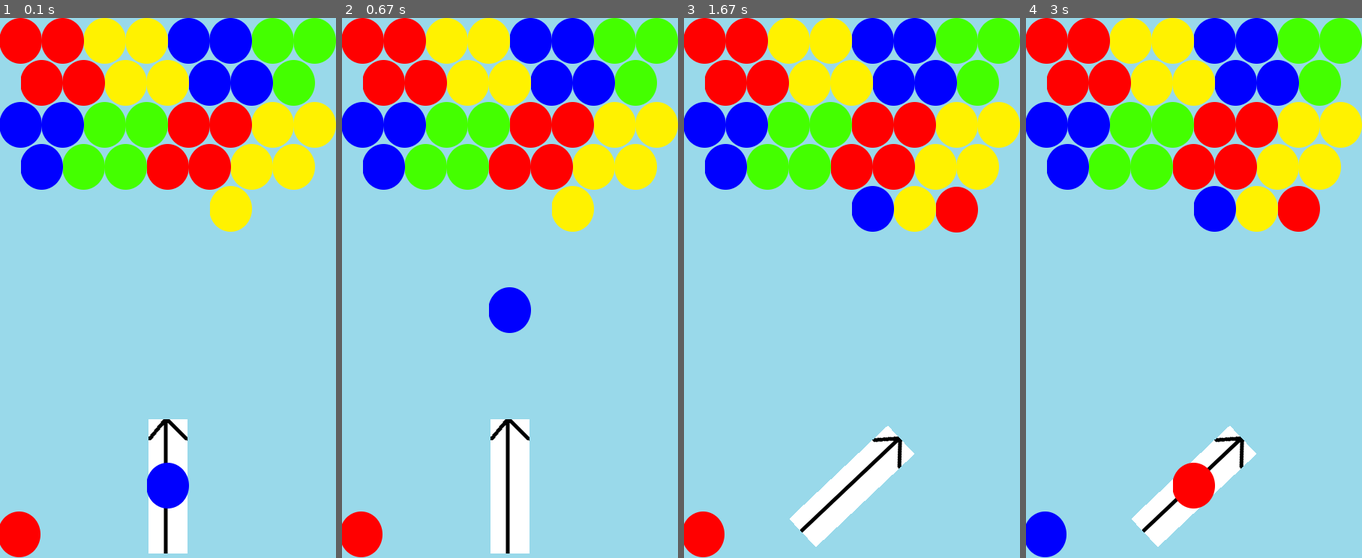
Above: before the commit, frames 1-4 (left to right).
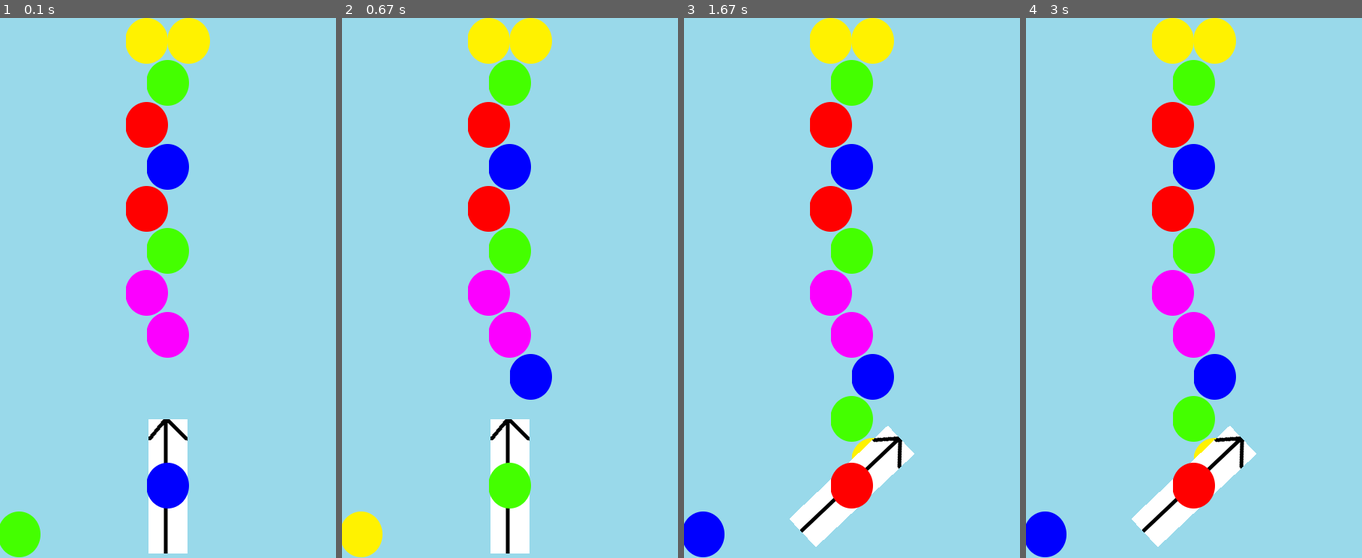
Above: after the commit, the same moments.

Repository: baehunsang/Python_ex
Game: pygame game, started from pygame/frame.py
The game is run twice, just before and just after one commit, with the same random seed, the same clock (stepped at 60 frames per second) and the same inputs.
Inputs:
- Up to frame 1 (0.1 s): no input
- Up to frame 2 (0.67 s): tap Space at 0.33 s
- Up to frame 3 (1.67 s): hold Right 0.67-1.13 s; tap Space at 0.73, 1.03 s
- Up to frame 4 (3 s): no input

The runs differ from the first frame. In frame 1, 30% of the frame differs, in the area x 0-100%, y 0-100%; in frame 2, 32%; in frame 3, 35%; in frame 4, 33%.

Commit message:
change map

Diff:
--- a/pygame/frame.py
+++ b/pygame/frame.py
@@ -157,30 +157,14 @@
         self.colors = []
 
     def setup(self):
-        self.map = [
-            # '/' 는 bubble이 들어갈 수 없는 곳
-            # '.' 은 빈칸
-            list("RRYYBBGG"),
-            list("RRYYBBG/"),
-            list("BBGGRRYY"),
-            list("BGGRRYY/"),
-            list(".....Y.."),
-            list("......./"),
-            list("........"),
-            list("......./"),
-            list("........"),
-            list("......./"),
-            list("........")
-        ]
-
         # self.map = [
         #     # '/' 는 bubble이 들어갈 수 없는 곳
         #     # '.' 은 빈칸
-        #     list("R......."),
-        #     list("......./"),
-        #     list("........"),
-        #     list("......./"),
-        #     list("........"),
+        #     list("RRYYBBGG"),
+        #     list("RRYYBBG/"),
+        #     list("BBGGRRYY"),
+        #     list("BGGRRYY/"),
+        #     list(".....Y.."),
         #     list("......./"),
         #     list("........"),
         #     list("......./"),
@@ -188,6 +172,37 @@
         #     list("......./"),
         #     list("........")
         # ]
+
+        # lv2
+        self.map = [
+            list("...YY..."),
+            list("...G.../"),
+            list("...R...."),
+            list("...B.../"),
+            list("...R...."),
+            list("...G.../"),
+            list("...P...."),
+            list("...P.../"),
+            list("........"),
+            list("......./"),
+            list("........")
+        ]
+
+        # # lv3
+        # self.map = [
+        #     list("G......G"),
+        #     list("RGBYRGB/"),
+        #     list("Y......Y"),
+        #     list("BYRGBYR/"),
+        #     list("...R...."),
+        #     list("...G.../"),
+        #     list("...R...."),
+        #     list("......./"),
+        #     list("........"),
+        #     list("......./"),
+        #     list("........")
+        # ]
+
 
         self.set_colors()
 
